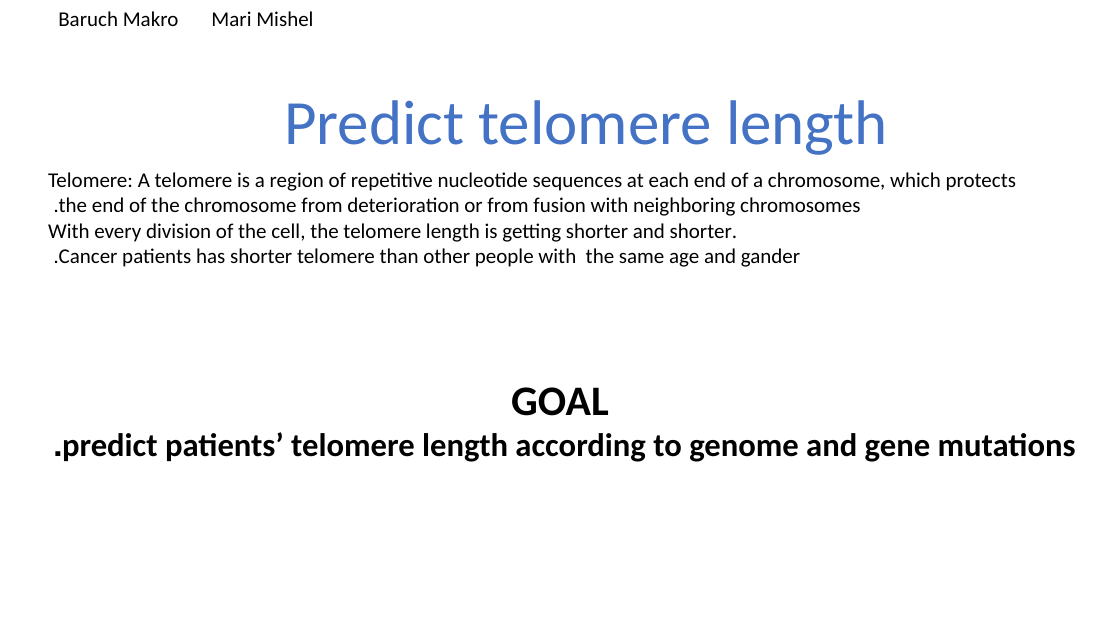
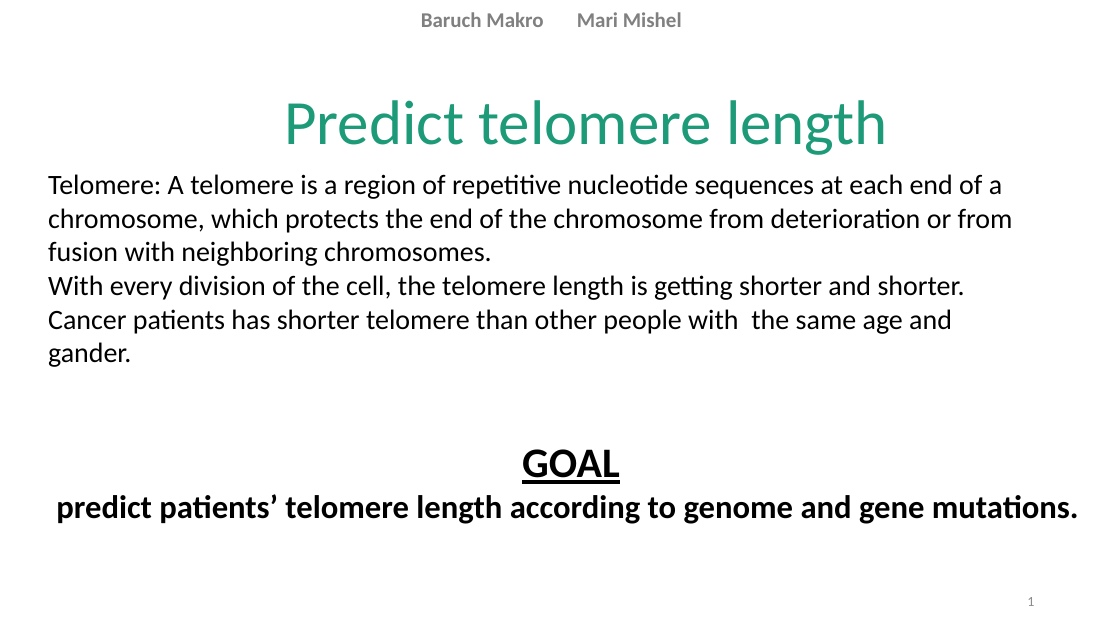
Before and after one commit to bmk1239/predict_telomere_length, a slide deck: slide 1 of presentation.pptx. Drawn at 1120x630 pixels with LibreOffice and Linux fonts; fonts in the diff are those of the drawing. Boxes give left, top, right and bottom in pixels: in the first picture for what was removed or moved away, otherwise in the second. Text is boxed around its words. In the diff, an @@ line names an element or a change of style, - is before the commit and + after.

```diff
--- a/presentation.pptx
+++ b/presentation.pptx
@@ text removed at (58, 11, 313, 26) @@
-Baruch Makro Mari Mishel
@@ text added at (421, 12, 682, 27), 18 pt, text #808080, bold @@
+Baruch Makro Mari Mishel
@@ text "Predict telomere length" at (284, 100, 888, 155): text colour #4472C4 to #1D9A78 @@
@@ text "Telomere: A telomere is a ..." at (48, 174, 1013, 367): size 18 to 24 pt @@
@@ text "GOAL predict patients’ telomere length ...": place and size @@
-text "GOAL predict patients’ telomere length ..." at (62, 387, 1076, 462)
+text "GOAL predict patients’ telomere length ..." at (56, 449, 1079, 524)
@@ text "GOAL predict patients’ telomere length ..." at (56, 449, 1079, 524): underline on in "GOAL" @@
@@ page number added at (1027, 597, 1034, 606), 12 pt, text #8C8C8C @@
+1
```
Also in this commit, not shown: 5 other slides changed, 1 slide added, 1 slide removed.
